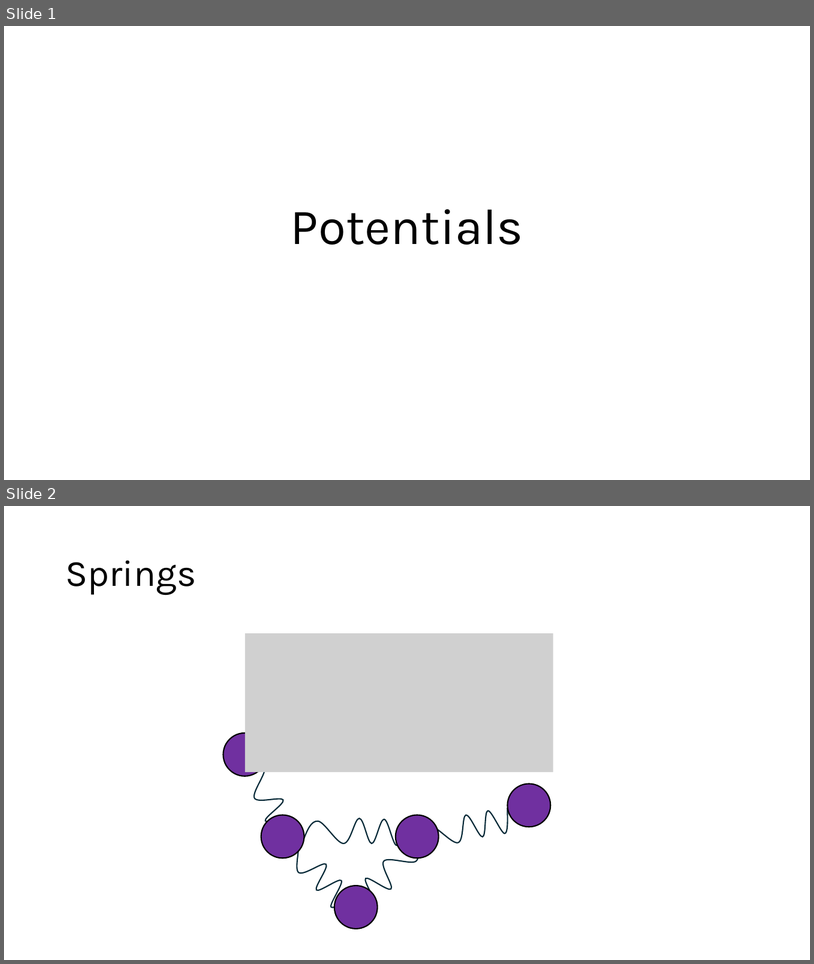
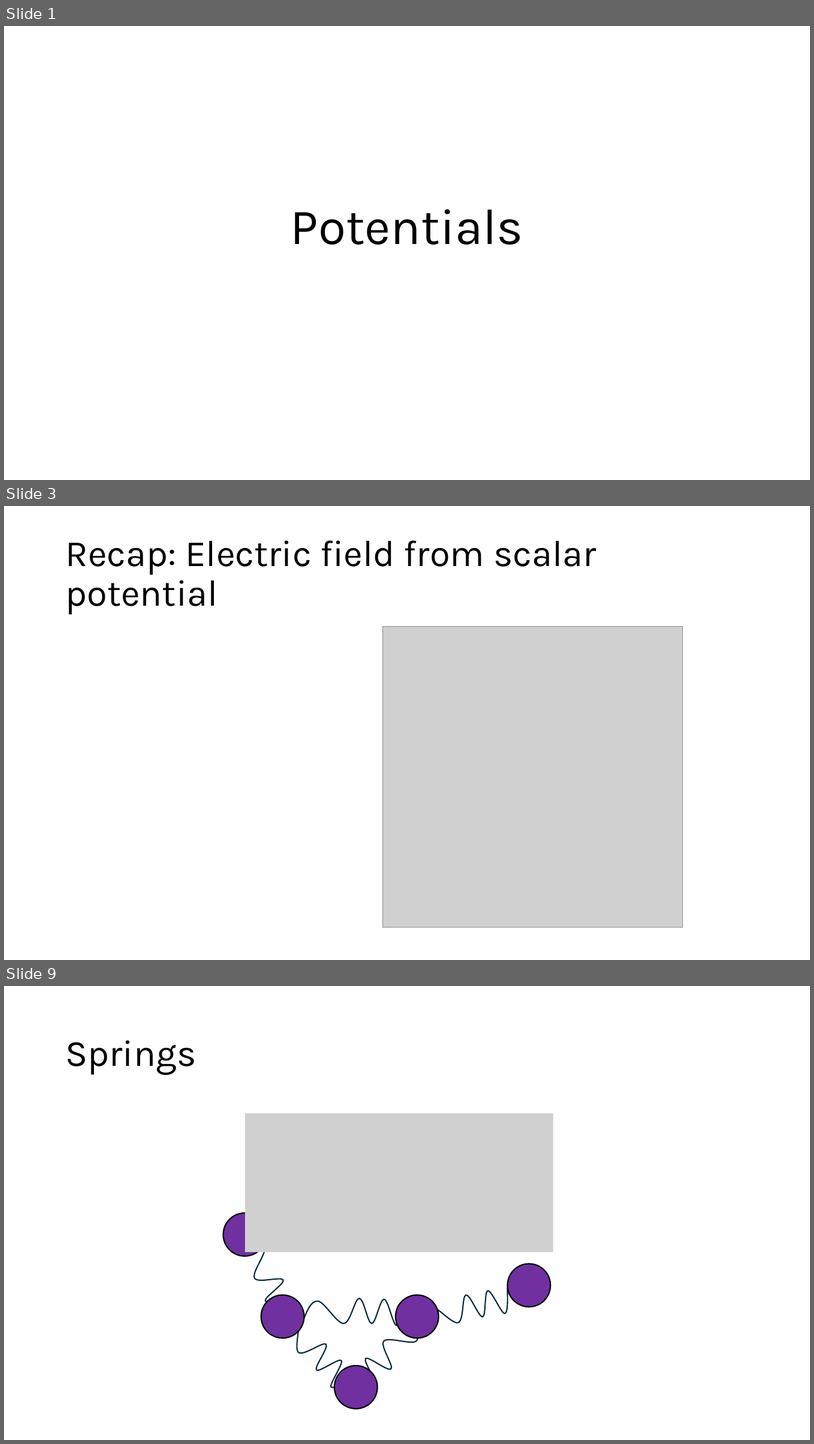
Before and after one commit to Mads-PeterVC/imlms, a slide deck: lessons/lesson_3/lecture3.pptx. Shown one above the other, each under a label of ours: slides 1 and 2 before the commit, slides 1, 3 and 9 after it; the slides between them are not shown. The pictures are 814x964 and 814x1444 pixels, drawn with LibreOffice and Linux fonts; fonts in the diff are those of the drawing; grey boxes stand for pictures. Boxes give left, top, right and bottom in pixels: in the first picture for what was removed or moved away, otherwise in the second. Text is boxed around its words. In the diff, an @@ line names an element or a change of style, - is before the commit and + after.

```diff
--- a/lessons/lesson_3/lecture3.pptx
+++ b/lessons/lesson_3/lecture3.pptx
@@ slide 3 added at <box>4,506,810,960</box>, background #FFFFFF @@
@@ title added at <box>65,540,596,615</box>, 44 pt, text #000000 @@
+Recap: Electric field from scalar potential
@@ picture added at <box>383,627,683,927</box> @@
@@ what was slide 2 is now slide 9 @@
```
Also in this commit, not shown: 7 other slides added, 6 other files.
